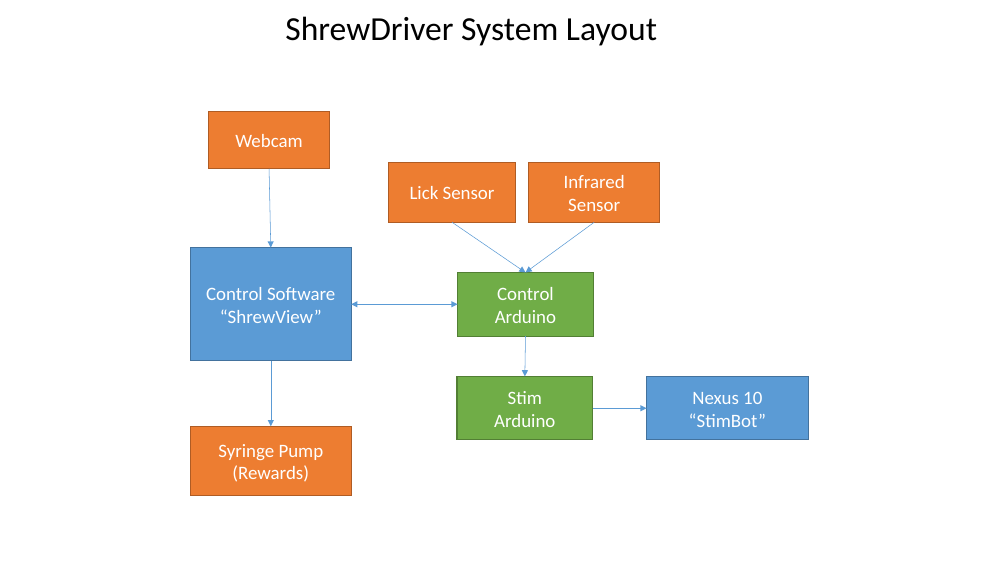
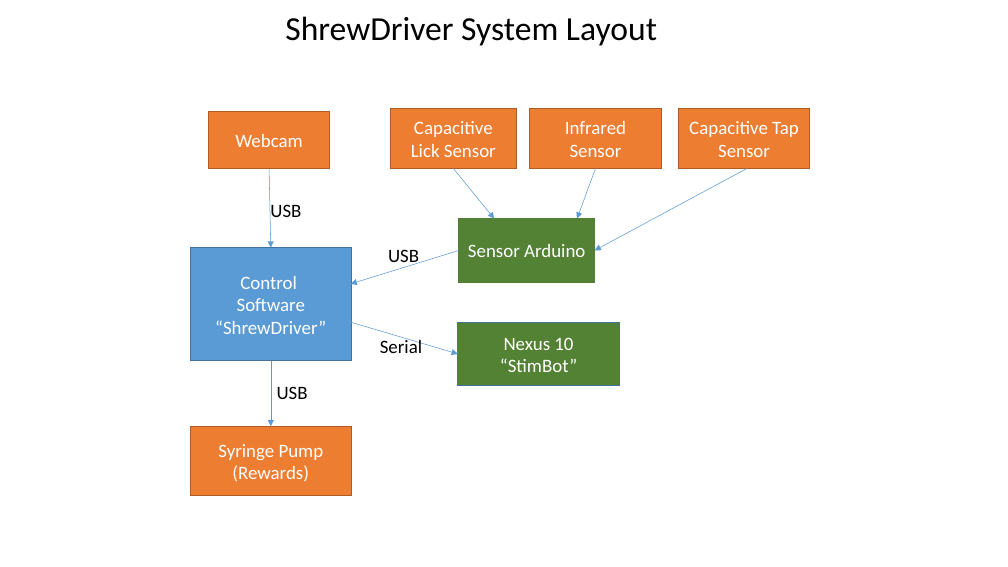
Before and after one commit to fitzlab/ShrewDriver, a slide deck: slide 1 of System Layout.pptx. Drawn at 1008x567 pixels with LibreOffice and Linux fonts; fonts in the diff are those of the drawing. Boxes give left, top, right and bottom in pixels: in the first picture for what was removed or moved away, otherwise in the second. Text is boxed around its words. In the diff, an @@ line names an element or a change of style, - is before the commit and + after.

```diff
--- a/System Layout.pptx
+++ b/System Layout.pptx
@@ rectangle added at box(678, 108, 810, 169), fill #ED7D31, outline #AF5C24 1 pt, 18 pt, text #FFFFFF @@
+Capacitive Tap
+Sensor
@@ text in rectangle at box(414, 121, 493, 137): paragraph added @@
+Capacitive
@@ arrow moved from (452, 222) - (526, 272) to (454, 169) - (495, 219) @@
@@ arrow moved from (594, 222) - (526, 272) to (596, 169) - (577, 219) @@
@@ arrow added from (747, 169) to (595, 250), #5B9BD5 0.5 pt @@
@@ text added at box(270, 204, 301, 222), 18 pt, text #000000 @@
+USB
@@ 3 rectangles: place and size @@
-3 rectangles at box(389, 162, 660, 336)
+3 rectangles at box(390, 108, 662, 282)
@@ rectangle "Sensor Arduino" at box(459, 219, 595, 282): fill #70AD47 to #548235 @@
@@ arrow moved from (526, 337) - (525, 377) to (459, 250) - (351, 284) @@
@@ text added at box(388, 249, 419, 268), 18 pt, text #000000 @@
+USB
@@ text in rectangle at box(468, 244, 585, 257): text changed @@
-Control Arduino
+Sensor Arduino
@@ text in rectangle at box(215, 276, 326, 334): text changed @@
-Control Software “ShrewView”
+Control
+Software “ShrewDriver”
@@ double arrow moved from (351, 305) - (457, 305) to (351, 322) - (458, 354) @@
@@ double arrow (351, 322) - (458, 354): double arrow to arrow @@
@@ rectangle "Nexus 10": place and size @@
-rectangle "Nexus 10" at box(647, 377, 808, 440)
+rectangle "Nexus 10" at box(458, 322, 620, 386)
@@ rectangle "Nexus 10" at box(458, 322, 620, 386): fill #5B9BD5 to #548235 @@
@@ text added at box(380, 337, 422, 353), 18 pt, text #000000 @@
+Serial
@@ text added at box(277, 386, 308, 399), 18 pt, text #000000 @@
+USB
@@ rectangle removed at box(457, 377, 594, 440) @@
-Stim
-Arduino
@@ arrow removed from (593, 408) to (647, 408) @@
```
Also in this commit, not shown: 1 other file.
